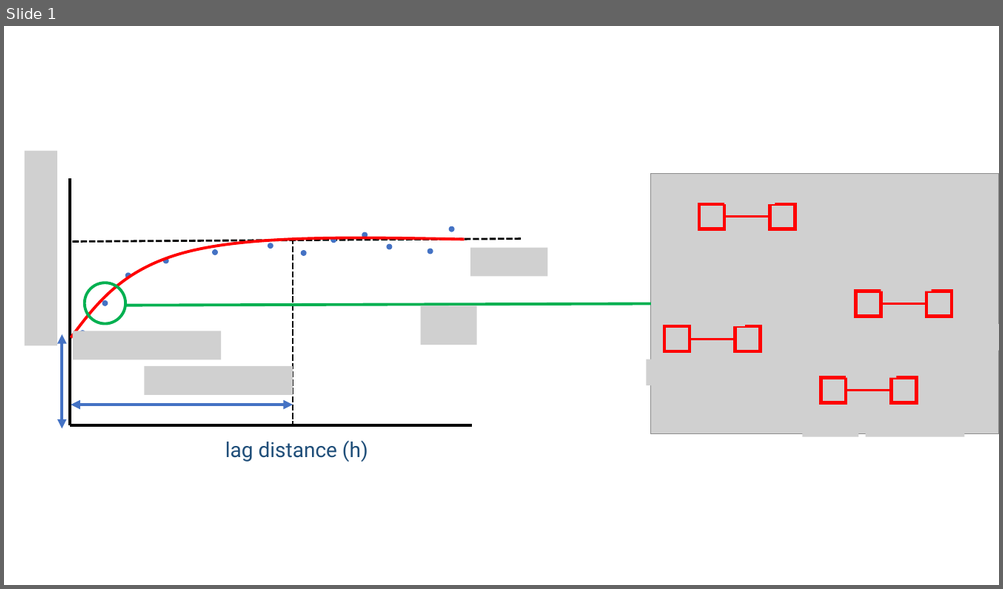
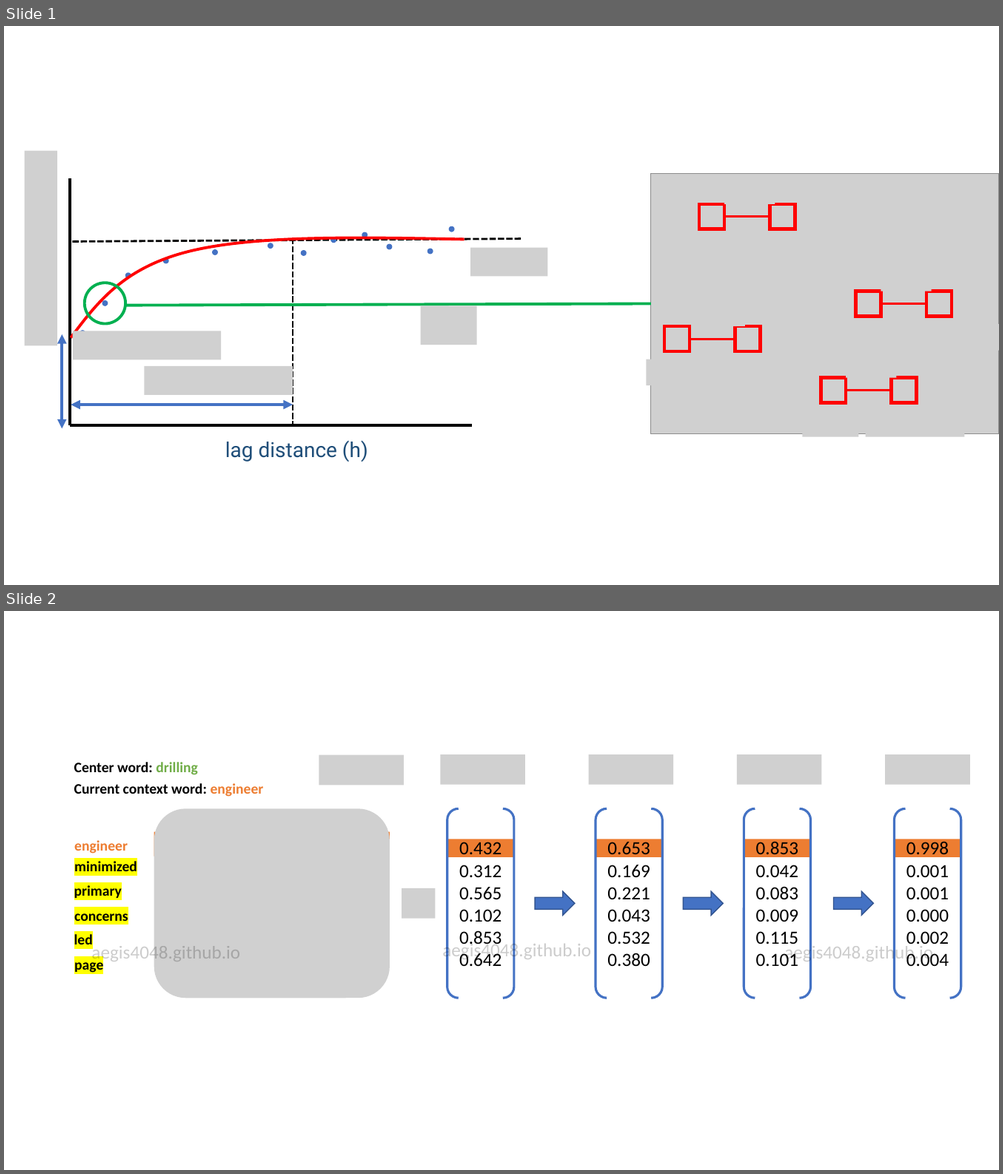
Before and after one commit to aegis4048/aegis4048.github.io-source, a slide deck: content/downloads/notebooks/spatial.pptx. Shown one above the other, each under a label of ours: slide 1 before the commit, slides 1 and 2 after it. The pictures are 1003x589 and 1003x1174 pixels, drawn with LibreOffice and Linux fonts; fonts in the diff are those of the drawing; grey boxes stand for pictures. Boxes give left, top, right and bottom in pixels: in the first picture for what was removed or moved away, otherwise in the second. Text is boxed around its words. In the diff, an @@ line names an element or a change of style, - is before the commit and + after.

```diff
--- a/content/downloads/notebooks/spatial.pptx
+++ b/content/downloads/notebooks/spatial.pptx
@@ slide 2 added at (x1=4, y1=611, x2=999, y2=1170), background #FFFFFF @@
@@ text added at (x1=74, y1=762, x2=198, y2=775), 14 pt, text #000000, bold @@
+Center word: drilling
@@ picture added at (x1=318, y1=755, x2=404, y2=785) @@
@@ picture added at (x1=441, y1=755, x2=526, y2=785) @@
@@ picture added at (x1=588, y1=755, x2=673, y2=785) @@
@@ picture added at (x1=737, y1=755, x2=822, y2=785) @@
@@ picture added at (x1=885, y1=755, x2=970, y2=785) @@
@@ text added at (x1=74, y1=783, x2=264, y2=797), 14 pt, text #000000, bold @@
+Current context word: engineer
@@ group added at (x1=154, y1=809, x2=962, y2=998): 5 rectangles, 4 bracket pairs, 3 right arrows, 2 pictures @@
+0.432
+0.312
+0.565
+0.102
+0.853
+0.642
+0.653
+0.169
+0.221
+0.043
+0.532
+0.380
+0.853
+0.042
+0.083
+0.009
+0.115
+0.101
+0.998
+0.001
+0.001
+0.000
+0.002
+0.004
@@ text added at (x1=74, y1=840, x2=128, y2=854), 14 pt, text #ED7D31, bold @@
+engineer
@@ text added at (x1=74, y1=861, x2=137, y2=871), 14 pt, text #000000, bold @@
+minimized
@@ text added at (x1=74, y1=886, x2=122, y2=898), 14 pt, text #000000, bold @@
+primary
@@ text added at (x1=74, y1=914, x2=128, y2=921), 14 pt, text #000000, bold @@
+concerns
@@ text added at (x1=74, y1=934, x2=93, y2=945), 14 pt, text #000000, bold @@
+led
@@ text added at (x1=442, y1=941, x2=591, y2=961), 18 pt, text #000000 at 20% opacity @@
+aegis4048.github.io
@@ text added at (x1=74, y1=958, x2=103, y2=973), 14 pt, text #000000, bold @@
+page
@@ text added at (x1=91, y1=944, x2=240, y2=964), 18 pt, text #000000 at 20% opacity @@
+aegis4048.github.io
@@ text added at (x1=784, y1=944, x2=933, y2=964), 18 pt, text #000000 at 20% opacity @@
+aegis4048.github.io
```
Also in this commit, not shown: 1 slide changed, 6 other files.
